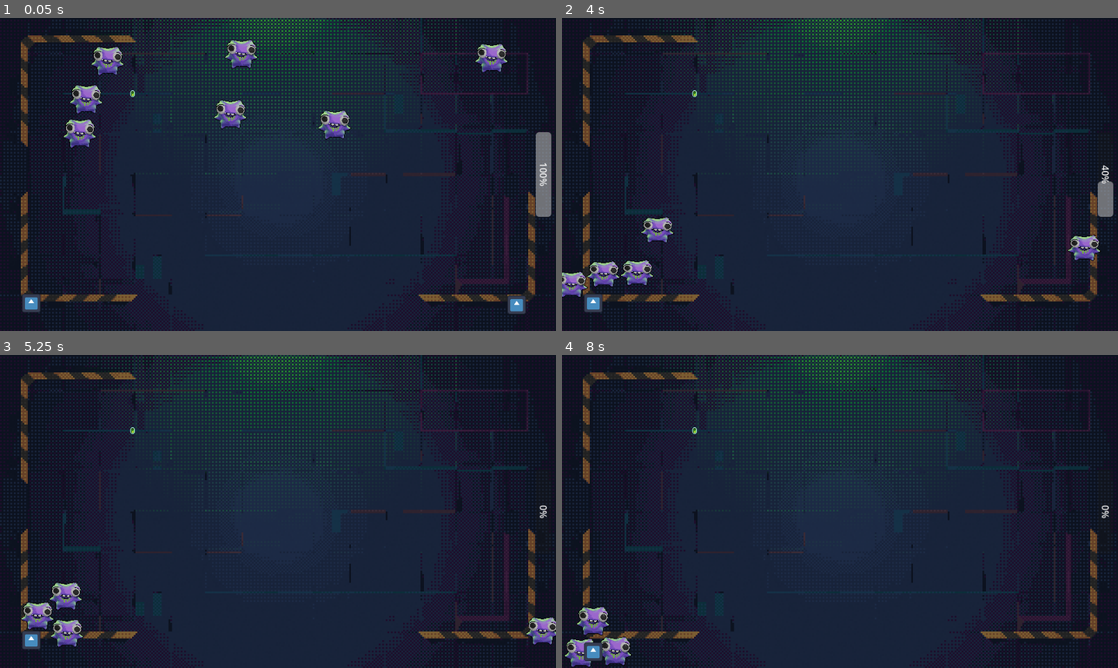
Above: before the commit, frames 1-4 (two rows, left to right).
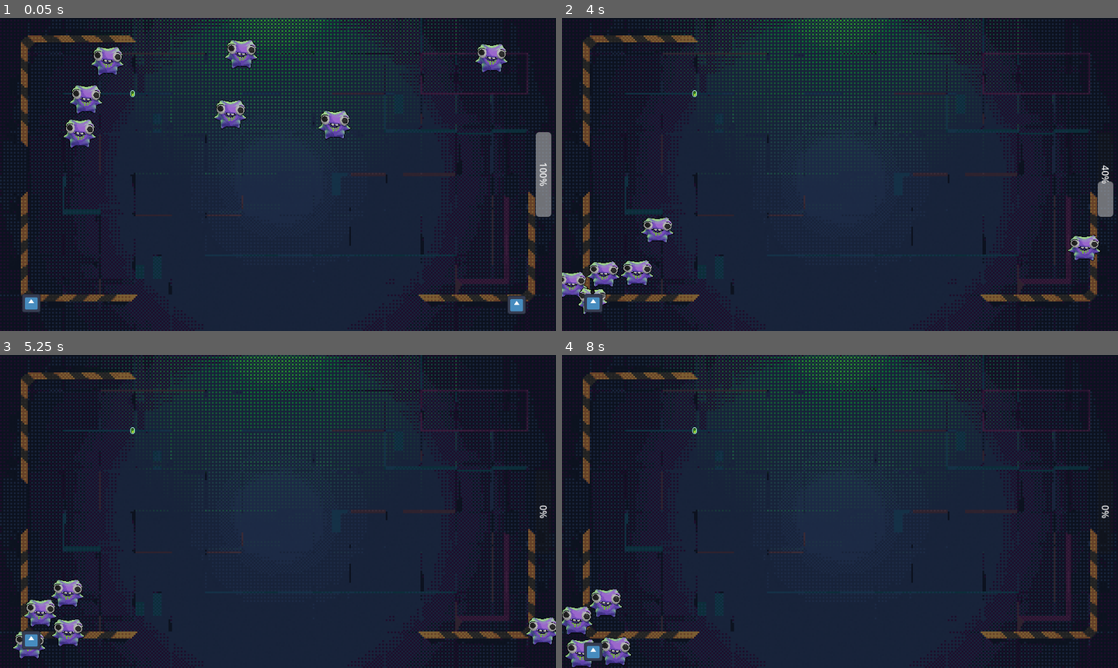
Above: after the commit, the same moments.

Repository: wall-daniel/AbyssalPixelJam9
Game: Godot game, scene res://Scenes/game.tscn
The game is run twice, just before and just after one commit, with the same random seed, the same clock (stepped at 60 frames per second) and the same inputs. The engine's default icon, where the game draws it, is replaced by a stand-in: a white triangle on a blue panel in a dark square.
Inputs:
- Up to frame 1 (0.05 s): no input
- Up to frame 2 (4 s): hold Right (p1-right) 0.53-1.28 s; tap Space (zap) at 0.6, 1.55, 2.3, 3.05, 3.8 s; hold Down (p1-down) 1.28-2.03 s; tap S (p2-down) at 1.35 s; hold Right (p1-right) 2.03-2.78 s; tap A (p2-left) at 2.1 s; hold Up (p1-up) 2.78-3.53 s; tap D (p2-right) at 2.85 s; hold Left (p1-left) from 3.53 s (still down); tap W (p2-up) at 3.6 s
- Up to frame 3 (5.25 s): tap Space (zap) at 4.35, 5.1 s; release Left (p1-left) at 5.03 s; hold Down (p1-down) from 5.03 s (still down)
- Up to frame 4 (8 s): release Down (p1-down) at 5.78 s; hold Right (p1-right) 5.78-6.53 s; tap S (p2-down) at 5.85 s; tap Space (zap) at 6.05, 6.8, 7.55 s; hold Up (p1-up) 6.53-7.28 s; tap A (p2-left) at 6.6 s; hold Right (p1-right) from 7.28 s (still down); tap D (p2-right) at 7.35 s

The runs differ from the first frame. In frame 1, less than 0.1% of the frame differs, in the area x 11-92%, y 7-42%; in frame 2, 0.1%; in frame 3, 1.2%, in the area x 2-16%, y 71-98%; in frame 4, 1.1%.

Commit message:
added enemy animations

Diff:
--- a/Scenes/enemy.tscn
+++ b/Scenes/enemy.tscn
@@ -1,7 +1,104 @@
-[gd_scene load_steps=85 format=3 uid="uid://ibooixg6ee1u"]
+[gd_scene load_steps=110 format=3 uid="uid://ibooixg6ee1u"]
 
 [ext_resource type="Script" path="res://Scripts/enemy.gd" id="1_bh1am"]
+[ext_resource type="Texture2D" uid="uid://d21tw77soclfv" path="res://Assets/SpriteSheet/EnemyDeathSprite.png" id="2_cdc2u"]
 [ext_resource type="Texture2D" uid="uid://blqow06sbnhs1" path="res://Assets/SpriteSheet/EnemyIdleSprite.png" id="2_we5s4"]
+
+[sub_resource type="AtlasTexture" id="AtlasTexture_plxsx"]
+atlas = ExtResource("2_cdc2u")
+region = Rect2(0, 0, 64, 64)
+
+[sub_resource type="AtlasTexture" id="AtlasTexture_4awec"]
+atlas = ExtResource("2_cdc2u")
+region = Rect2(64, 0, 64, 64)
+
+[sub_resource type="AtlasTexture" id="AtlasTexture_5e2hq"]
+atlas = ExtResource("2_cdc2u")
+region = Rect2(128, 0, 64, 64)
+
+[sub_resource type="AtlasTexture" id="AtlasTexture_utwsi"]
+atlas = ExtResource("2_cdc2u")
+region = Rect2(192, 0, 64, 64)
+
+[sub_resource type="AtlasTexture" id="AtlasTexture_2v4bk"]
+atlas = ExtResource("2_cdc2u")
+region = Rect2(256, 0, 64, 64)
+
+[sub_resource type="AtlasTexture" id="AtlasTexture_q7vgq"]
+atlas = ExtResource("2_cdc2u")
+region = Rect2(320, 0, 64, 64)
+
+[sub_resource type="AtlasTexture" id="AtlasTexture_6lyqx"]
+atlas = ExtResource("2_cdc2u")
+region = Rect2(384, 0, 64, 64)
+
+[sub_resource type="AtlasTexture" id="AtlasTexture_cc05d"]
+atlas = ExtResource("2_cdc2u")
+region = Rect2(0, 64, 64, 64)
+
+[sub_resource type="AtlasTexture" id="AtlasTexture_861c3"]
+atlas = ExtResource("2_cdc2u")
+region = Rect2(64, 64, 64, 64)
+
+[sub_resource type="AtlasTexture" id="AtlasTexture_54t2m"]
+atlas = ExtResource("2_cdc2u")
+region = Rect2(128, 64, 64, 64)
+
+[sub_resource type="AtlasTexture" id="AtlasTexture_mu7hd"]
+atlas = ExtResource("2_cdc2u")
+region = Rect2(192, 64, 64, 64)
+
+[sub_resource type="AtlasTexture" id="AtlasTexture_g705a"]
+atlas = ExtResource("2_cdc2u")
+region = Rect2(256, 64, 64, 64)
+
+[sub_resource type="AtlasTexture" id="AtlasTexture_p3lyl"]
+atlas = ExtResource("2_cdc2u")
+region = Rect2(320, 64, 64, 64)
+
+[sub_resource type="AtlasTexture" id="AtlasTexture_lq5nd"]
+atlas = ExtResource("2_cdc2u")
+region = Rect2(384, 64, 64, 64)
+
+[sub_resource type="AtlasTexture" id="AtlasTexture_mtvda"]
+atlas = ExtResource("2_cdc2u")
+region = Rect2(0, 128, 64, 64)
+
+[sub_resource type="AtlasTexture" id="AtlasTexture_3rpko"]
+atlas = ExtResource("2_cdc2u")
+region = Rect2(64, 128, 64, 64)
+
+[sub_resource type="AtlasTexture" id="AtlasTexture_wwbt0"]
+atlas = ExtResource("2_cdc2u")
+region = Rect2(128, 128, 64, 64)
+
+[sub_resource type="AtlasTexture" id="AtlasTexture_5j3w5"]
+atlas = ExtResource("2_cdc2u")
+region = Rect2(192, 128, 64, 64)
+
+[sub_resource type="AtlasTexture" id="AtlasTexture_gegob"]
+atlas = ExtResource("2_cdc2u")
+region = Rect2(256, 128, 64, 64)
+
+[sub_resource type="AtlasTexture" id="AtlasTexture_h2d7m"]
+atlas = ExtResource("2_cdc2u")
+region = Rect2(320, 128, 64, 64)
+
+[sub_resource type="AtlasTexture" id="AtlasTexture_to5ej"]
+atlas = ExtResource("2_cdc2u")
+region = Rect2(384, 128, 64, 64)
+
+[sub_resource type="AtlasTexture" id="AtlasTexture_axh7x"]
+atlas = ExtResource("2_cdc2u")
+region = Rect2(0, 192, 64, 64)
+
+[sub_resource type="AtlasTexture" id="AtlasTexture_l4ja1"]
+atlas = ExtResource("2_cdc2u")
+region = Rect2(64, 192, 64, 64)
+
+[sub_resource type="AtlasTexture" id="AtlasTexture_jg4em"]
+atlas = ExtResource("2_cdc2u")
+region = Rect2(128, 192, 64, 64)
 
 [sub_resource type="AtlasTexture" id="AtlasTexture_vq8rh"]
 atlas = ExtResource("2_we5s4")
@@ -323,6 +420,83 @@
 animations = [{
 "frames": [{
 "duration": 1.0,
+"texture": SubResource("AtlasTexture_plxsx")
+}, {
+"duration": 1.0,
+"texture": SubResource("AtlasTexture_4awec")
+}, {
+"duration": 1.0,
+"texture": SubResource("AtlasTexture_5e2hq")
+}, {
+"duration": 1.0,
+"texture": SubResource("AtlasTexture_utwsi")
+}, {
+"duration": 1.0,
+"texture": SubResource("AtlasTexture_2v4bk")
+}, {
+"duration": 1.0,
+"texture": SubResource("AtlasTexture_q7vgq")
+}, {
+"duration": 1.0,
+"texture": SubResource("AtlasTexture_6lyqx")
+}, {
+"duration": 1.0,
+"texture": SubResource("AtlasTexture_cc05d")
+}, {
+"duration": 1.0,
+"texture": SubResource("AtlasTexture_861c3")
+}, {
+"duration": 1.0,
+"texture": SubResource("AtlasTexture_54t2m")
+}, {
+"duration": 1.0,
+"texture": SubResource("AtlasTexture_mu7hd")
+}, {
+"duration": 1.0,
+"texture": SubResource("AtlasTexture_g705a")
+}, {
+"duration": 1.0,
+"texture": SubResource("AtlasTexture_p3lyl")
+}, {
+"duration": 1.0,
+"texture": SubResource("AtlasTexture_lq5nd")
+}, {
+"duration": 1.0,
+"texture": SubResource("AtlasTexture_mtvda")
+}, {
+"duration": 1.0,
+"texture": SubResource("AtlasTexture_3rpko")
+}, {
+"duration": 1.0,
+"texture": SubResource("AtlasTexture_wwbt0")
+}, {
+"duration": 1.0,
+"texture": SubResource("AtlasTexture_5j3w5")
+}, {
+"duration": 1.0,
+"texture": SubResource("AtlasTexture_gegob")
+}, {
+"duration": 1.0,
+"texture": SubResource("AtlasTexture_h2d7m")
+}, {
+"duration": 1.0,
+"texture": SubResource("AtlasTexture_to5ej")
+}, {
+"duration": 1.0,
+"texture": SubResource("AtlasTexture_axh7x")
+}, {
+"duration": 1.0,
+"texture": SubResource("AtlasTexture_l4ja1")
+}, {
+"duration": 1.0,
+"texture": SubResource("AtlasTexture_jg4em")
+}],
+"loop": false,
+"name": &"death",
+"speed": 24.0
+}, {
+"frames": [{
+"duration": 1.0,
 "texture": SubResource("AtlasTexture_vq8rh")
 }, {
 "duration": 1.0,
@@ -560,7 +734,7 @@
 "texture": SubResource("AtlasTexture_n0cwj")
 }],
 "loop": true,
-"name": &"default",
+"name": &"idle",
 "speed": 24.0
 }]
 
@@ -575,10 +749,10 @@
 collision_mask = 4
 script = ExtResource("1_bh1am")
 
-[node name="Sprite2D" type="AnimatedSprite2D" parent="."]
+[node name="Squirt" type="AnimatedSprite2D" parent="."]
 sprite_frames = SubResource("SpriteFrames_dqk00")
-autoplay = "default"
-frame_progress = 0.822557
+animation = &"idle"
+autoplay = "idle"
 
 [node name="CollisionShape2D" type="CollisionShape2D" parent="."]
 shape = SubResource("CircleShape2D_2wx6w")
--- a/Scripts/enemy.gd
+++ b/Scripts/enemy.gd
@@ -11,6 +11,8 @@
 @onready var battery_node = $"../../../Battery"
 
 signal enemy_attack(damage)
+#animated sprite
+@onready var squirt = $Squirt
 
 func _physics_process(_delta):
 	#player movement
@@ -32,6 +34,10 @@
 
 #dying moment
 func death():
+	$CollisionShape2D.disabled = true
+	$HurtBox/CollisionShape2D.disabled = true
+	squirt.animation = "death"
+	await squirt.animation_finished
 	queue_free()
 
 #checking the drop chance
--- a/Scripts/game.gd
+++ b/Scripts/game.gd
@@ -27,7 +27,6 @@
 		texture.global_position = player_1.global_position
 		texture.offset.y = lightning_dist/2
 		texture.rotation = lightning_angle - deg_to_rad(90)
-		print(rad_to_deg(texture.rotation))
 		add_child(instance)
 
 #checks p1 for input
Binary file added: Assets/SpriteSheet/EnemyDeathSprite.png
Not shown, added: Assets/SpriteSheet/EnemyDeathSprite.png.import
